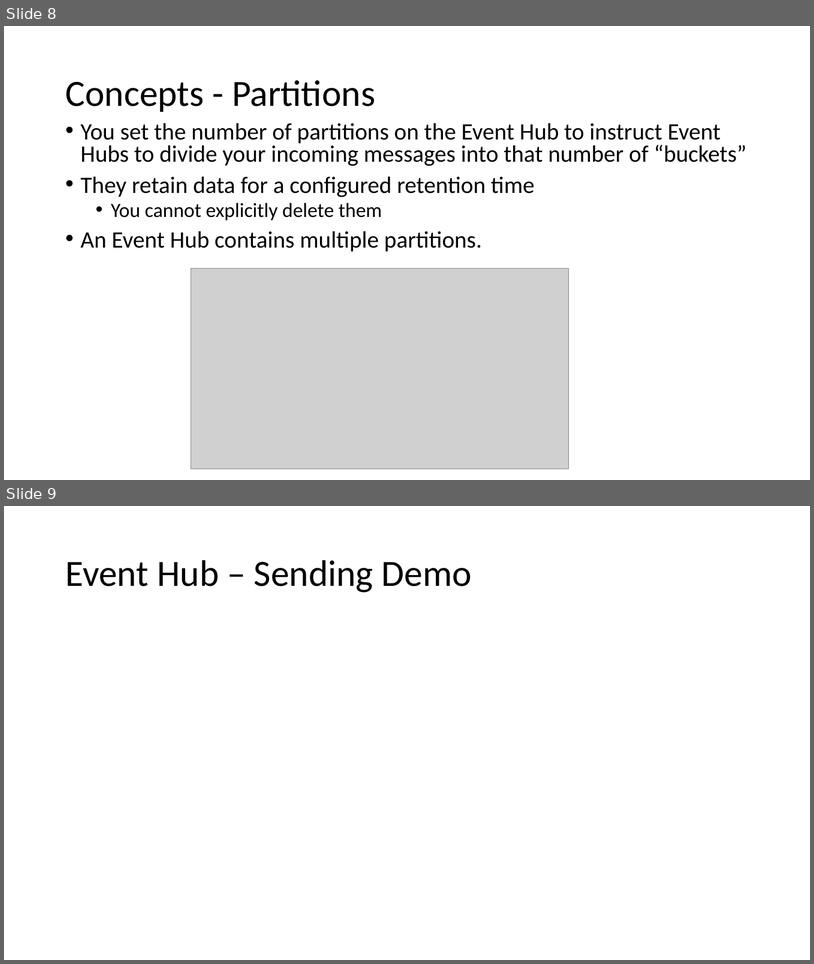
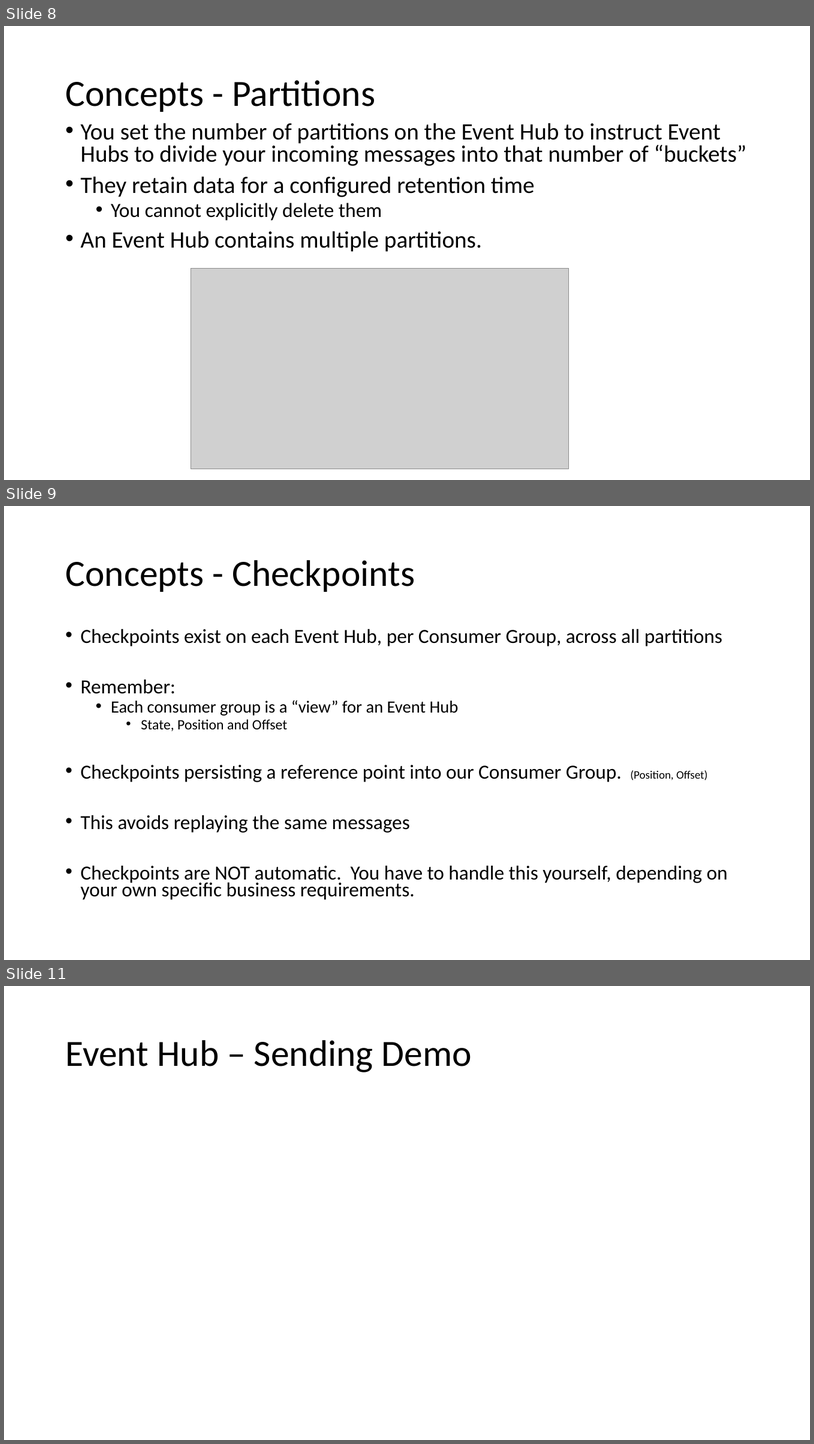
Before and after one commit to nothingmn/presentation-azureeventhubs, a slide deck: Massive scale with Azure Event Hubs for IoT.pptx. Shown one above the other, each under a label of ours: slides 8 and 9 before the commit, slides 8, 9 and 11 after it; the slides between them are not shown. The pictures are 814x964 and 814x1444 pixels, drawn with LibreOffice and Linux fonts; fonts in the diff are those of the drawing; grey boxes stand for pictures. Boxes give left, top, right and bottom in pixels: in the first picture for what was removed or moved away, otherwise in the second. Text is boxed around its words. In the diff, an @@ line names an element or a change of style, - is before the commit and + after.

Commit message:
further tweaking around partition keys and representing data.  added more content to pptx

```diff
--- a/Massive scale with Azure Event Hubs for IoT.pptx
+++ b/Massive scale with Azure Event Hubs for IoT.pptx
@@ slide 9 added at <box>4,506,810,960</box>, background #FFFFFF @@
@@ title added at <box>65,560,415,592</box>, 44 pt, text #000000 @@
+Concepts - Checkpoints
@@ text added at <box>81,629,728,900</box>, 23.8 pt, text #000000 @@
+• Checkpoints exist on each Event Hub, per Consumer Group, across all partitions
+• Remember:
+  • Each consumer group is a “view” for an Event Hub
+    • State, Position and Offset
+• Checkpoints persisting a reference point into our Consumer Group. (Position, Offset)
+• This avoids replaying the same messages
+• Checkpoints are NOT automatic. You have to handle this yourself, depending on your own specific business requirements.
@@ what was slide 9 is now slide 11 @@
```
Also in this commit, not shown: 2 slides changed, 2 other slides added, 7 other files.
